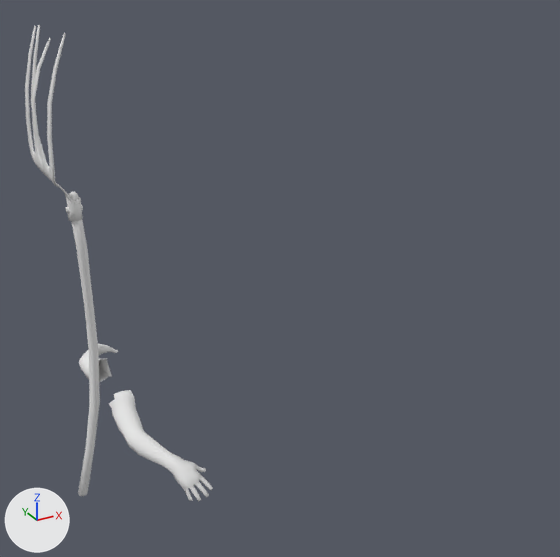
An edit to the Blender file Mhmd/Blender/Placeholders/Hand_location_with_Fork.blend, drawn before and after from the same camera.
Both versions are drawn from a 50 mm lens placed at (-0.71, -3.19, 2.14), pointed at (0.97, -0.14, 0.61). Every picture has the same lights, and +X, +Y and +Z are marked at lower left.

The scene before the commit, as lines of its bpy script (objects in view):
```python
me_cylinder_005 = bpy.data.meshes.new('Cylinder.005')
me_cylinder_005.from_pydata(...)  # 432 vertices, 428 faces; spans x -0.09..0.09, y -0.2..0.22, z -0.4..1.83
me_main_c_001 = bpy.data.meshes.new('main_c.001')
me_main_c_001.from_pydata(...)  # 568 vertices, 550 faces; spans x 0.061..0.34, y -0.72..0.719, z -0.043..0.243
me_main_c_001.materials.append(mat_defaultmat)  # its picture is missing
ob_main_char_001 = bpy.data.objects.new('main_char.001', me_main_c_001)
ob_main_char_001.location = (0.0, 0.0, 0.0)
ob_pitchfork_2_handle = bpy.data.objects.new('Pitchfork_2_Handle', me_cylinder_005)
ob_pitchfork_2_handle.location = (0.0, 0.0, 0.0)
```
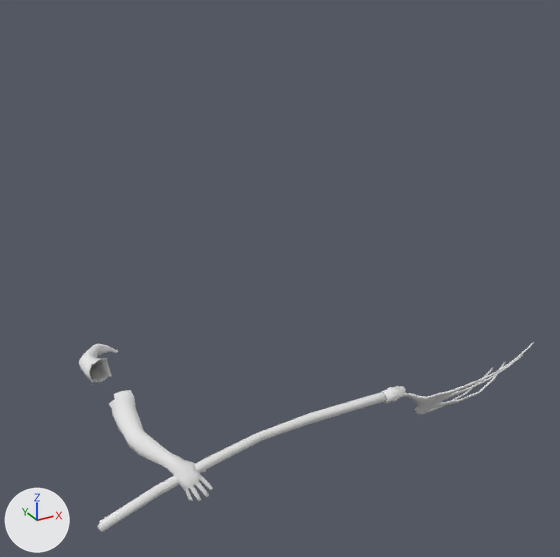
What changed in the scene script:
```text
Change ob_pitchfork_2_handle:
    ob_pitchfork_2_handle.location: (0.0, 0.0, 0.0) -> (0.235, -0.624, 0.021)
    ob_pitchfork_2_handle.rotation_euler: (0.0, 0.0, 0.0) -> (1.489, -0.717, 1.589)  # degrees (0, 0, 0) -> degrees (85, -41, 91)
```

What differs and where, as boxes (x1, y1, x2, y2) in the pictures (560 x 557 px):
'Pitchfork_2_Handle', moved, turned
    before: (25, 25, 100, 496)
    after: (98, 342, 534, 532)
